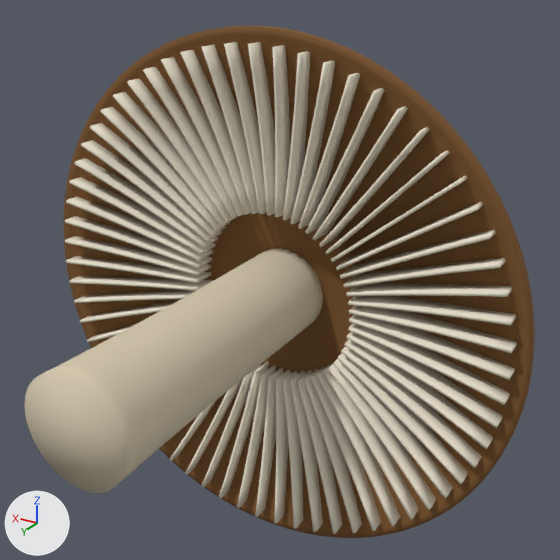
One commit to the glTF model public/models/lentinula-edodes.glb: the scene before it, then after it.
Camera for both pictures: a 50 mm camera at (-1.421, 1.976, 1.238) aimed at (-0.136, -0.165, 0.167). The axes (+X, +Y, +Z) are drawn at lower left. The lights are the same throughout. The picture after the commit comes second. Where no turn or scale is listed for an object, it has been applied to the vertices.

Before the edit, the objects in view are built like this:
```python
mat_material_0 = principled_material('Material_0')
mat_material_0.base_color = (0.196, 0.0863, 0.0196)  # brown #7a5326
mat_material_0.roughness = 0.85
mat_material_1 = principled_material('Material_1')
mat_material_1.base_color = (0.686, 0.596, 0.435)  # beige #d8cbb0
mat_material_1.roughness = 0.9
mat_material_2 = principled_material('Material_2')
mat_material_2.base_color = (0.863, 0.792, 0.643)  # pale yellow #efe6d2
mat_material_2.roughness = 0.95
me_lamellae_gills = bpy.data.meshes.new('lamellae_gills')
me_lamellae_gills.from_pydata(...)  # 2048 vertices, 3840 faces; spans x -0.95..0.95, y -0.13..0.08, z -0.95..0.95
me_lamellae_gills.materials.append(mat_material_2)  # pale yellow #efe6d2
me_pileus_cap = bpy.data.meshes.new('pileus_cap')
me_pileus_cap.from_pydata(...)  # 7682 vertices, 15360 faces; spans x -1.0..1.0, y -0.44..0.04, z -1.0..1.0
me_pileus_cap.materials.append(mat_material_0)  # brown #7a5326
me_stipe_stem = bpy.data.meshes.new('stipe_stem')
me_stipe_stem.from_pydata(...)  # 1666 vertices, 3328 faces; spans x -0.187..0.187, y -0.148..1.0, z -0.187..0.187
me_stipe_stem.materials.append(mat_material_1)  # beige #d8cbb0
ob_lamellae_gills = bpy.data.objects.new('lamellae_gills', me_lamellae_gills)
ob_lamellae_gills.location = (0.0, -0.28, 0.0)
ob_pileus_cap = bpy.data.objects.new('pileus_cap', me_pileus_cap)
ob_pileus_cap.location = (0.0, -0.28, 0.0)
ob_stipe_stem = bpy.data.objects.new('stipe_stem', me_stipe_stem)
ob_stipe_stem.location = (0.0, -0.28, 0.0)
```
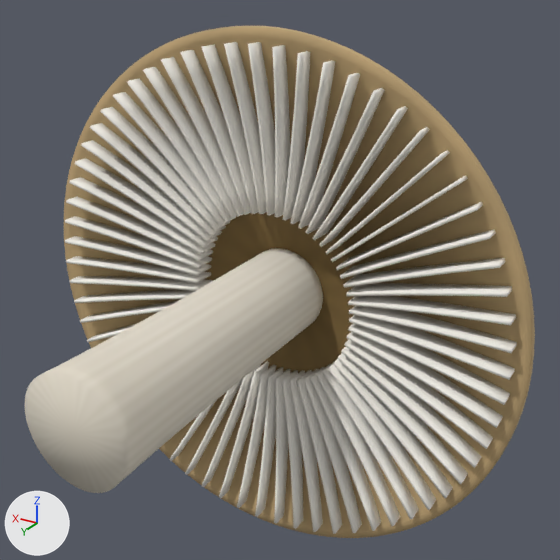
Location of each change, [x1, y1, x2, y2] in pixels of the pictures (560 x 560 px; the box of a moved part takes in the faces that stretch with it):
'lamellae_gills', recoloured: [65, 42, 517, 534] in both
'pileus_cap', recoloured (lighter): [64, 26, 535, 538] in both
'stipe_stem', recoloured: [25, 248, 323, 493] in both
part 1 of me_pileus_cap, moved or reshaped: [64, 26, 532, 538] in both

The change, as a list of edits to the scene's bpy script:
```text
Change mat_material_0:
    where n0 = _N.new('ShaderNodeBsdfPrincipled'); n0.name = 'Principled BSDF'
    remove n0.inputs[0].default_value = (0.196, 0.0863, 0.0196, 1.0)  # 'Base Color', brown #7a5326
    add n2 = _N.new('ShaderNodeVertexColor'); n2.name = 'Color Attribute'
    add _L.new(n2.outputs[0], n0.inputs[0])  # 'Color' to 'Base Color'
Change mat_material_1:
    where n0 = _N.new('ShaderNodeBsdfPrincipled'); n0.name = 'Principled BSDF'
    remove n0.inputs[0].default_value = (0.686, 0.596, 0.435, 1.0)  # 'Base Color', beige #d8cbb0
    add n2 = _N.new('ShaderNodeVertexColor'); n2.name = 'Color Attribute'
    add _L.new(n2.outputs[0], n0.inputs[0])  # 'Color' to 'Base Color'
Change mat_material_2:
    where n0 = _N.new('ShaderNodeBsdfPrincipled'); n0.name = 'Principled BSDF'
    remove n0.inputs[0].default_value = (0.863, 0.792, 0.643, 1.0)  # 'Base Color', pale yellow #efe6d2
    add n2 = _N.new('ShaderNodeVertexColor'); n2.name = 'Color Attribute'
    add _L.new(n2.outputs[0], n0.inputs[0])  # 'Color' to 'Base Color'
Change me_pileus_cap:
    used by ob_pileus_cap; location = (0.0, -0.28, 0.0)
    remove me_pileus_cap.from_pydata(...)  # 7682 vertices, 15360 faces; spans x -1.0..1.0, y -0.44..0.04, z -1.0..1.0
    add me_pileus_cap.from_pydata(...)  # 6146 vertices, 12288 faces; spans x -1.0..1.0, y -0.44..0.04, z -1.0..1.0
    me_pileus_cap part 1: 308 vertices moved within x -0.97..0.97, y -0.44..0.01, z -0.97..0.97; 5360 vertices removed from x -0.97..0.97, y -0.44..0.03, z -0.97..0.97; 3824 vertices added at x -0.97..0.97, y -0.44..0.02, z -0.97..0.97
Change me_stipe_stem:
    where me_stipe_stem.from_pydata(...)  # 1666 vertices, 3328 faces; spans x -0.187..0.187, y -0.148..1.0, z -0.187..0.187
    used by ob_stipe_stem; location = (0.0, -0.28, 0.0)
    me_stipe_stem part 2: vertex colours changed
Change me_lamellae_gills:
    where me_lamellae_gills.from_pydata(...)  # 2048 vertices, 3840 faces; spans x -0.95..0.95, y -0.13..0.08, z -0.95..0.95
    used by ob_lamellae_gills; location = (0.0, -0.28, 0.0)
    me_lamellae_gills part 3: vertex colours changed
```
